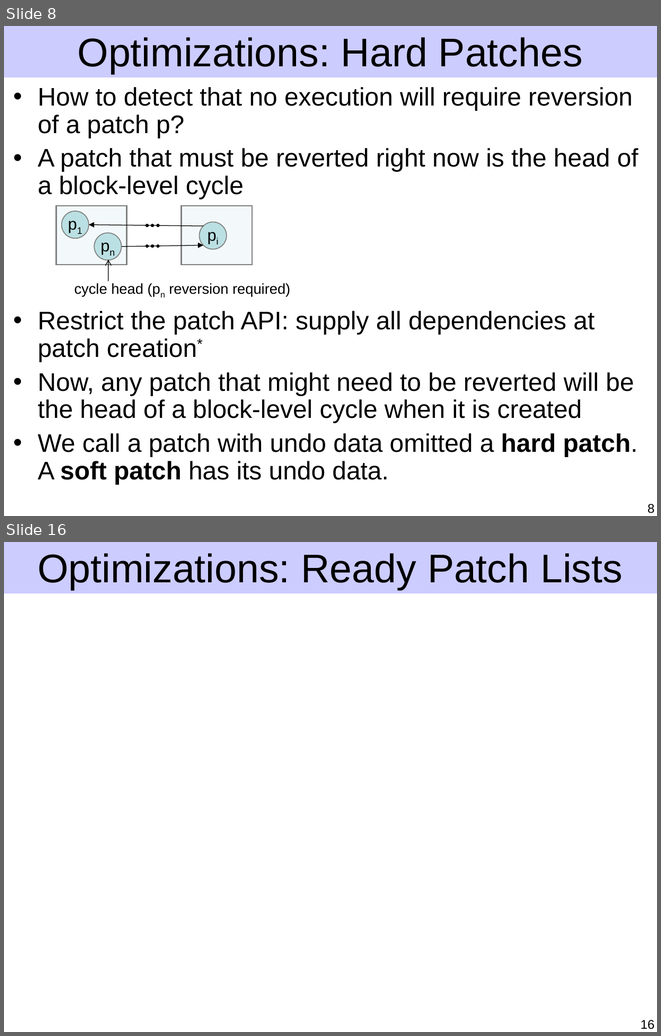
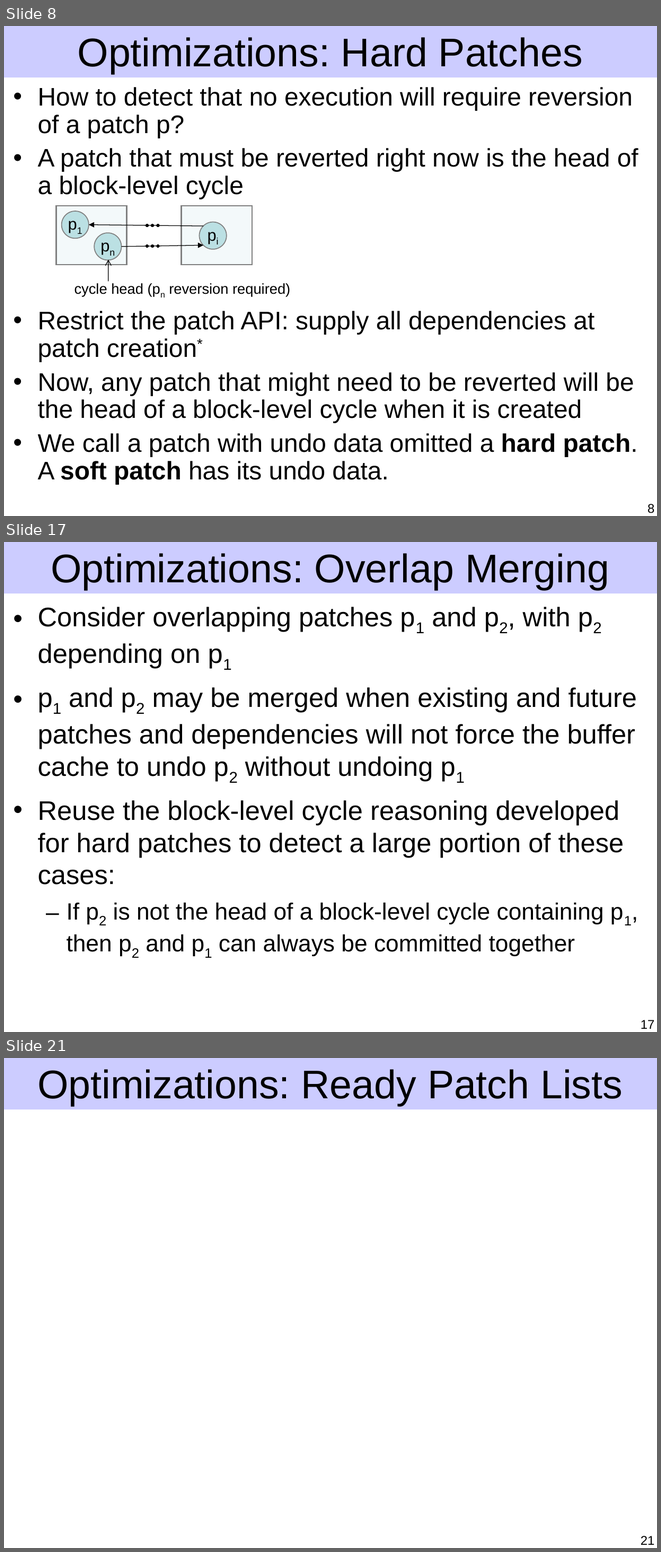
Before and after one commit to ucla-readable/fstitch-doc, a slide deck: sosp/pres.ppt. Shown one above the other, each under a label of ours: slides 8 and 16 before the commit, slides 8, 17 and 21 after it; the slides between them are not shown. The pictures are 661x1036 and 661x1552 pixels, drawn with LibreOffice and Linux fonts; fonts in the diff are those of the drawing. Boxes give left, top, right and bottom in pixels: in the first picture for what was removed or moved away, otherwise in the second. Text is boxed around its words. In the diff, an @@ line names an element or a change of style, - is before the commit and + after.

Commit message:
Flesh out hard patch merging and start overlap merging.

```diff
--- a/sosp/pres.ppt
+++ b/sosp/pres.ppt
@@ slide 17 added at (x1=4, y1=542, x2=657, y2=1032), background #FFFFFF; not listed: 1 template element that a slide beside it also shows @@
@@ title added at (x1=51, y1=553, x2=609, y2=590), 44 pt, text #000000 @@
+Optimizations: Overlap Merging
@@ text added at (x1=38, y1=607, x2=637, y2=956), 29.6 pt, text #000000 @@
+• Consider overlapping patches p1 and p2, with p2 depending on p1
+• p1 and p2 may be merged when existing and future patches and dependencies will not force the buffer cache to undo p2 without undoing p1
+• Reuse the block-level cycle reasoning developed for hard patches to detect a large portion of these cases:
+  – If p2 is not the head of a block-level cycle containing p1, then p2 and p1 can always be committed together
@@ page number added at (x1=641, y1=1020, x2=655, y2=1029), 14 pt, text #000000 @@
+17
@@ what was slide 16 is now slide 21 @@
@@ page number at (x1=641, y1=1536, x2=655, y2=1545): text changed @@
-16
+21
```
Also in this commit, not shown: 7 slides changed, 5 other slides added, 1 slide removed.
